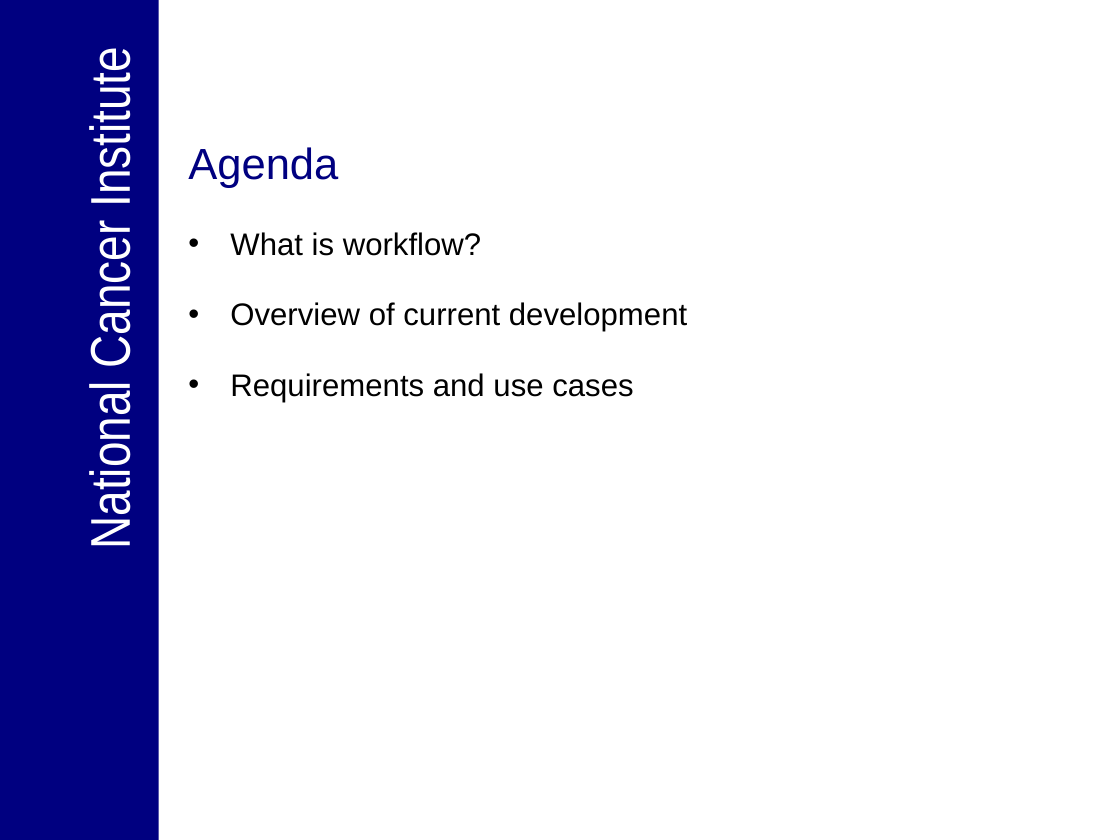
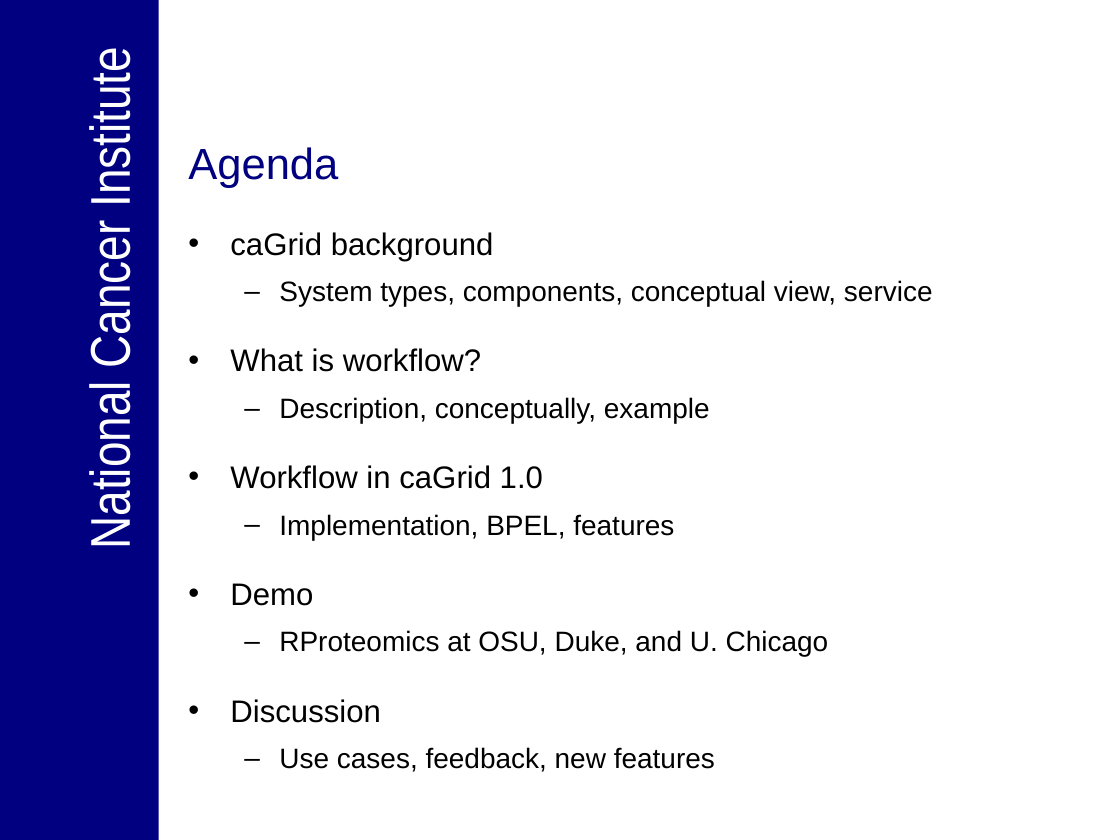
Before and after one commit to NCIP/cagrid-portal, a slide deck: slide 2 of cagrid-1-0/Documentation/presentations/20060918_ICR/workflow_icr_f2f_2006_09_18.ppt. Drawn at 1120x840 pixels with LibreOffice and Linux fonts; fonts in the diff are those of the drawing; background and template pictures are left out. Boxes give left, top, right and bottom in pixels: in the first picture for what was removed or moved away, otherwise in the second. Text is boxed around its words. In the diff, an @@ line names an element or a change of style, - is before the commit and + after.

```diff
--- a/cagrid-1-0/Documentation/presentations/20060918_ICR/workflow_icr_f2f_2006_09_18.ppt
+++ b/cagrid-1-0/Documentation/presentations/20060918_ICR/workflow_icr_f2f_2006_09_18.ppt
@@ text at [230,232,933,306]: paragraphs added @@
+• caGrid background
+  – System types, components, conceptual view, service
@@ text at [230,397,829,772]: text changed; size 20 to 18 pt @@
-• Overview of current development
-• Requirements and use cases
+  – Description, conceptually, example
+• Workflow in caGrid 1.0
+  – Implementation, BPEL, features
+• Demo
+  – RProteomics at OSU, Duke, and U. Chicago
+• Discussion
+  – Use cases, feedback, new features
```
Also in this commit, not shown: 1 other slide changed, 26 slides added.
